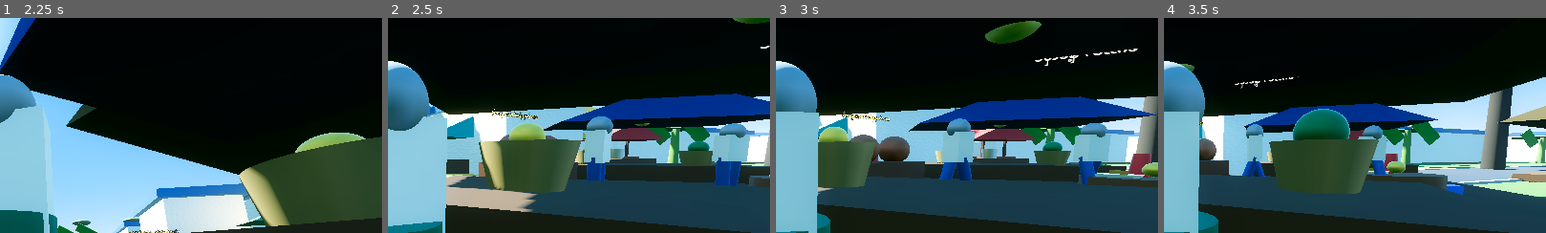
Above: before the commit, frames 1-4 (left to right).
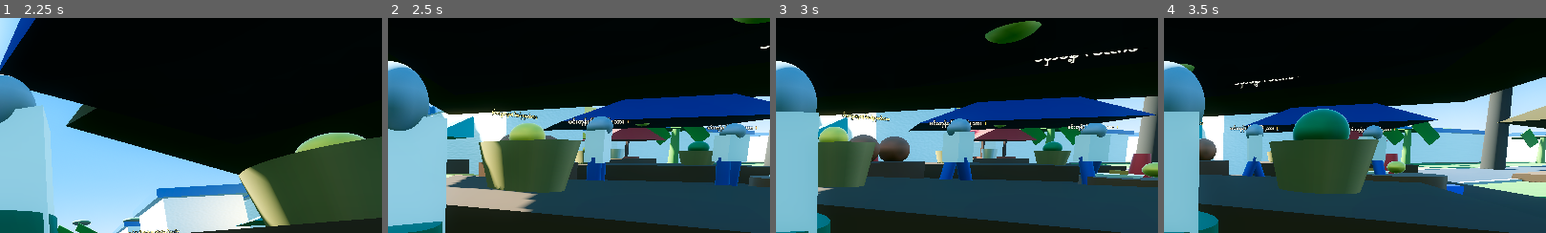
Above: after the commit, the same moments.

Repository: sudohlaingwin/gta-open-world
Game: Godot game, scene res://scenes/main_menu.tscn
The game is run twice, just before and just after one commit, with the same random seed, the same clock (stepped at 60 frames per second) and the same inputs.
Inputs (mouse positions are % of the whole screen's width and height, from its top left):
- Up to frame 1 (2.25 s): click "🎮 အသစ်စတင်မည် (New Game)" at 0.5 s; drag from (12, 82) to (60, 28) at 1.27 s; drag from (30, 55) to (45, 70) at 2.02 s
- Up to frame 2 (2.5 s): no input
- Up to frame 3 (3 s): move the mouse to (60, 28) at 2.77 s; hold Right (ui_right) from 2.78 s (still down); hold Ctrl from 2.78 s (still down)
- Up to frame 4 (3.5 s): keep holding Right (ui_right); keep holding Ctrl
The pictures show only the part of the screen within x 50-100%, y 12-62%; the shares and areas given below are measured in that part.

Frame 1 is identical in both runs. In frame 2, 0.3% of the frame differs, in the area x 47-97%, y 46-53%; in frame 3, 0.2%; in frame 4, 0.2%.

Commit message:
Slice 215: Authentic Myanmar Population & Pedestrian Attire Title Overhaul

Diff:
--- a/scenes/ambient_pedestrian.tscn
+++ b/scenes/ambient_pedestrian.tscn
@@ -61,3 +61,11 @@
 transform = Transform3D(1, 0, 0, 0, 1, 0, 0, 0, 1, 0, -0.47, 0)
 mesh = SubResource("CylinderMesh_leg")
 surface_material_override/0 = SubResource("StandardMaterial3D_longyi")
+
+[node name="PedLabel" type="Label3D" parent="."]
+transform = Transform3D(1, 0, 0, 0, 1, 0, 0, 0, 1, 0, 2.1, 0)
+billboard = 1
+text = "မင်းတုန်း မြို့သူမြို့သား 🚶"
+font_size = 28
+outline_size = 8
+modulate = Color(1.0, 0.95, 0.80, 1)
--- a/scenes/myanmar_villager.tscn
+++ b/scenes/myanmar_villager.tscn
@@ -55,12 +55,20 @@
 surface_material_override/0 = SubResource("StandardMaterial3D_longyi_maroon")
 
 [node name="DialogueLabel" type="Label3D" parent="."]
-transform = Transform3D(1, 0, 0, 0, 1, 0, 0, 0, 1, 0, 2.2, 0)
+transform = Transform3D(1, 0, 0, 0, 1, 0, 0, 0, 1, 0, 2.35, 0)
 billboard = 1
 text = "မင်္ဂလာပါ ခင်ဗျာ! ကျွန်တော်တို့ ရွာလေးကို ကြိုဆိုပါတယ်။"
 font_size = 32
 outline_size = 10
 
+[node name="VillagerTitle" type="Label3D" parent="."]
+transform = Transform3D(1, 0, 0, 0, 1, 0, 0, 0, 1, 0, 2.05, 0)
+billboard = 1
+text = "မင်းတုန်း ဒေသခံ ရွာသူရွာသား 👥"
+font_size = 26
+outline_size = 8
+modulate = Color(1.0, 0.88, 0.35, 1)
+
 [node name="InteractionArea" type="Area3D" parent="."]
 
 [node name="CollisionShape3D" type="CollisionShape3D" parent="InteractionArea"]
Not shown, changed: COLLAB.md
